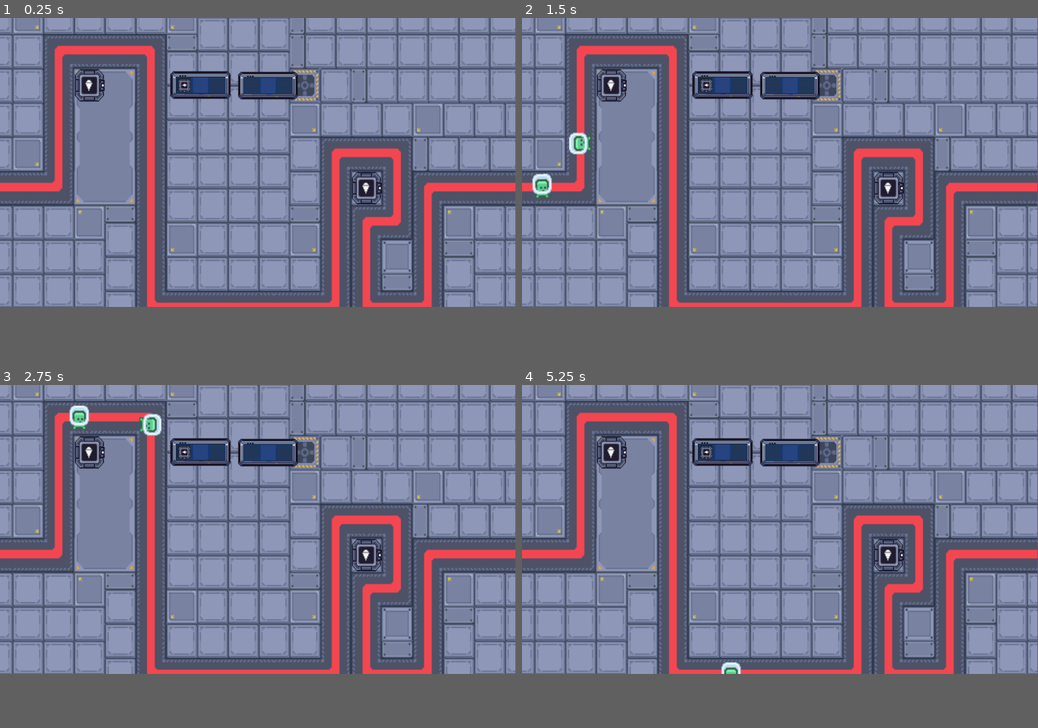
Above: before the commit, frames 1-4 (two rows, left to right).
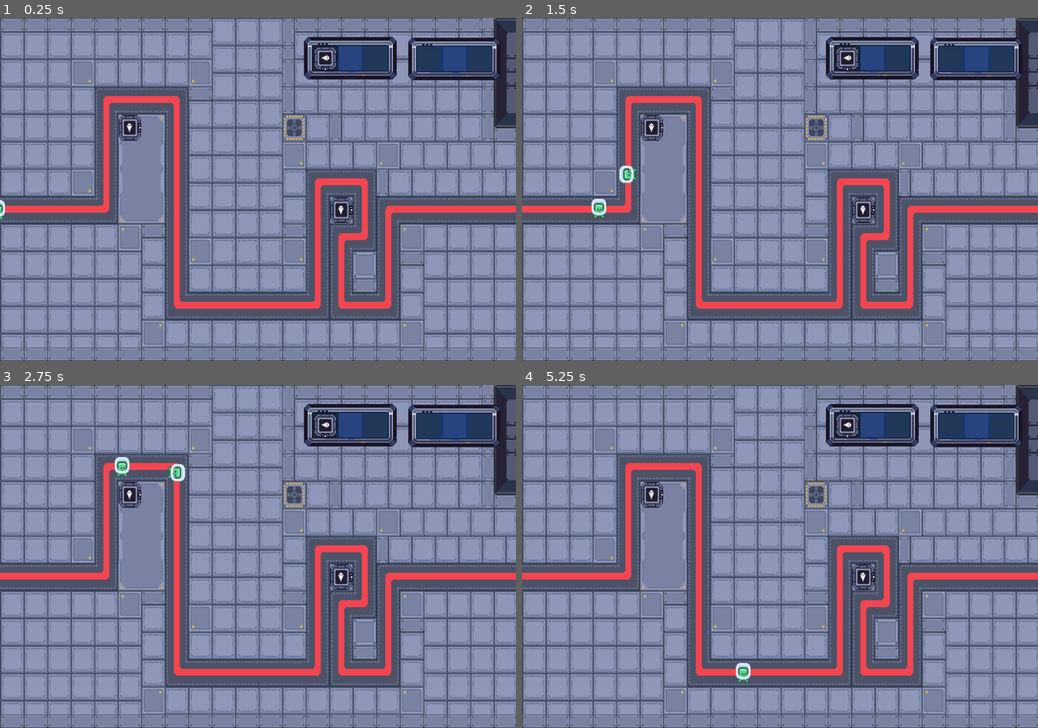
Above: after the commit, the same moments.

Repository: Odoxical/Automata
Game: Godot game, scene res://Map.tscn
The game is run twice, just before and just after one commit, with the same random seed, the same clock (stepped at 60 frames per second) and the same inputs.
Inputs (mouse positions are in pixels of both pictures, inside the frame that each line leads up to):
- Up to frame 1 (0.25 s): no input
- Up to frame 2 (1.5 s): move the mouse to (893, 148) at 0.52 s; click (893, 148) at 0.67 s; drag from (676, 175) to (888, 189) at 1.27 s
- Up to frame 3 (2.75 s): move the mouse to (309, 467) at 2.02 s; click (309, 467) at 2.17 s
- Up to frame 4 (5.25 s): drag from (754, 587) to (671, 426) at 2.77 s; move the mouse to (934, 573) at 3.52 s; click (934, 573) at 3.67 s; drag from (625, 484) to (702, 457) at 4.27 s; move the mouse to (805, 529) at 5.02 s; click (805, 529) at 5.17 s
In our replay, the window is 799x449 before the commit and 800x533 after it. These sizes can differ from the game's own. Grey fills any space a smaller window leaves; there, only what the larger window draws over its background counts as a difference.

The runs differ from the first frame. In frame 1, 55% of the frame differs, in the area x 0-100%, y 0-100%; in frame 2, 55%; in frame 3, 55%; in frame 4, 55%.

Commit message:
Semi Functional UI

Diff:
--- a/Map.tscn
+++ b/Map.tscn
@@ -370,7 +370,7 @@
 
 [node name="Camera2D" type="Camera2D" parent="."]
 position = Vector2(247, -16)
-zoom = Vector2(2.15, 2.4)
+zoom = Vector2(1.71, 2)
 
 [node name="Path" type="Path2D" parent="."]
 curve = SubResource("Curve2D_6uowp")
@@ -404,8 +404,5 @@
 position = Vector2(72, -88)
 
 [node name="Ui" parent="." instance=ExtResource("6_is27e")]
-offset = Vector2(525, 150)
-scale = Vector2(0.5, 0.5)
-transform = Transform2D(0.5, 0, 0, 0.5, 525, 150)
 
 [connection signal="timeout" from="Path/EnemySpawner/Timer" to="Path/EnemySpawner" method="_on_timer_timeout"]
--- a/Ui.tscn
+++ b/Ui.tscn
@@ -1,23 +1,37 @@
-[gd_scene load_steps=3 format=3 uid="uid://bgtekx7n5piwb"]
+[gd_scene load_steps=4 format=3 uid="uid://bgtekx7n5piwb"]
 
 [ext_resource type="Texture2D" uid="uid://ot832vf2y3xf" path="res://Diceforce_assets/Tiles/UI_board-Sheet.png" id="1_e87gl"]
-[ext_resource type="PackedScene" uid="uid://bxlr73143154b" path="res://plasma_cannonButton.tscn" id="2_tn884"]
+[ext_resource type="PackedScene" uid="uid://bac6h45q8sef" path="res://plasma_cannon_Button.tscn" id="2_7bsjr"]
+
+[sub_resource type="RectangleShape2D" id="RectangleShape2D_m0k8o"]
+size = Vector2(57, 57)
 
 [node name="CanvasLayer" type="CanvasLayer"]
 
 [node name="UiBoard-sheet" type="Sprite2D" parent="."]
-position = Vector2(-5.53992, -1.37699)
-scale = Vector2(2.242, 2.242)
+position = Vector2(933, 92)
+scale = Vector2(1.8, 1.8)
 texture = ExtResource("1_e87gl")
 
 [node name="FlowContainer" type="FlowContainer" parent="."]
-offset_left = -259.0
-offset_top = -31.0
-offset_right = -117.0
-offset_bottom = 14.0
+offset_left = 726.0
+offset_top = 64.0
+offset_right = 825.0
+offset_bottom = 99.0
 scale = Vector2(1.5, 1.5)
 theme_override_constants/h_separation = 10
 theme_override_constants/v_separation = 10
 
-[node name="Panel2" parent="FlowContainer" instance=ExtResource("2_tn884")]
+[node name="Plasma_Button" parent="FlowContainer" instance=ExtResource("2_7bsjr")]
 layout_mode = 2
+
+[node name="Area2D" type="Area2D" parent="."]
+position = Vector2(905, 89.0001)
+
+[node name="CollisionShape2D" type="CollisionShape2D" parent="Area2D"]
+position = Vector2(-148.5, 5.49994)
+shape = SubResource("RectangleShape2D_m0k8o")
+
+[node name="MarginContainer" type="MarginContainer" parent="."]
+offset_right = 40.0
+offset_bottom = 40.0
--- a/plasma_cannon_Button.tscn
+++ b/plasma_cannon_Button.tscn
@@ -5,14 +5,13 @@
 
 [node name="Plasma_Button" type="Panel"]
 custom_minimum_size = Vector2(40, 40)
-offset_right = 45.0
-offset_bottom = 45.0
-scale = Vector2(0.25, 0.25)
+offset_right = 40.0
+offset_bottom = 40.0
 script = ExtResource("1_7kvo6")
 
 [node name="PlasmaCannon" type="Sprite2D" parent="."]
-position = Vector2(22, 22)
-scale = Vector2(1.23, 1.25)
+position = Vector2(20, 20)
+scale = Vector2(1.2, 1.2)
 texture = ExtResource("1_6lq3y")
 
 [connection signal="gui_input" from="." to="." method="_on_gui_input"]
--- a/plasma_cannon_button.gd
+++ b/plasma_cannon_button.gd
@@ -5,4 +5,14 @@
 
 func _on_gui_input(event: InputEvent):
 	var temptower = tower.instantiate
-	print(event)
+	if event is InputEventMouseButton and event.button_mask == 1:
+		add_child(temptower)
+		temptower.global_position = event.global_position
+		temptower.process_mode = Node.PROCESS_MODE_DISABLED
+		#left Click Pressed
+	elif event is InputEventMouseMotion and event.button_mask == 1:
+		pass
+		#Drag
+	elif event is InputEventMouseButton and event.button_mask == 0:
+		pass
+		#Left Click Released
--- a/project.godot
+++ b/project.godot
@@ -17,7 +17,10 @@
 
 [display]
 
+window/size/viewport_width=1200
+window/size/viewport_height=800
 window/size/mode=2
+window/stretch/mode="canvas_items"
 
 [rendering]
 
